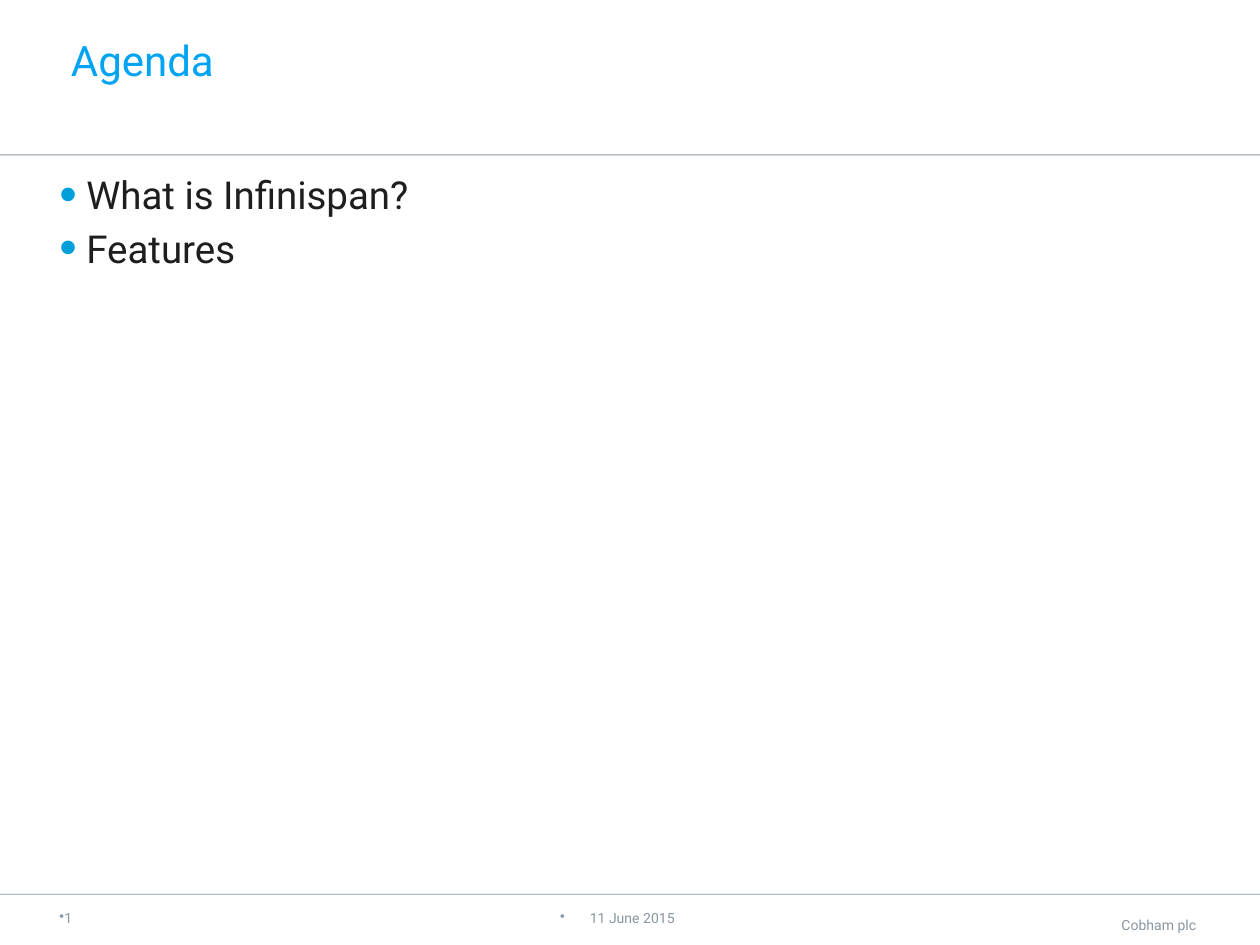
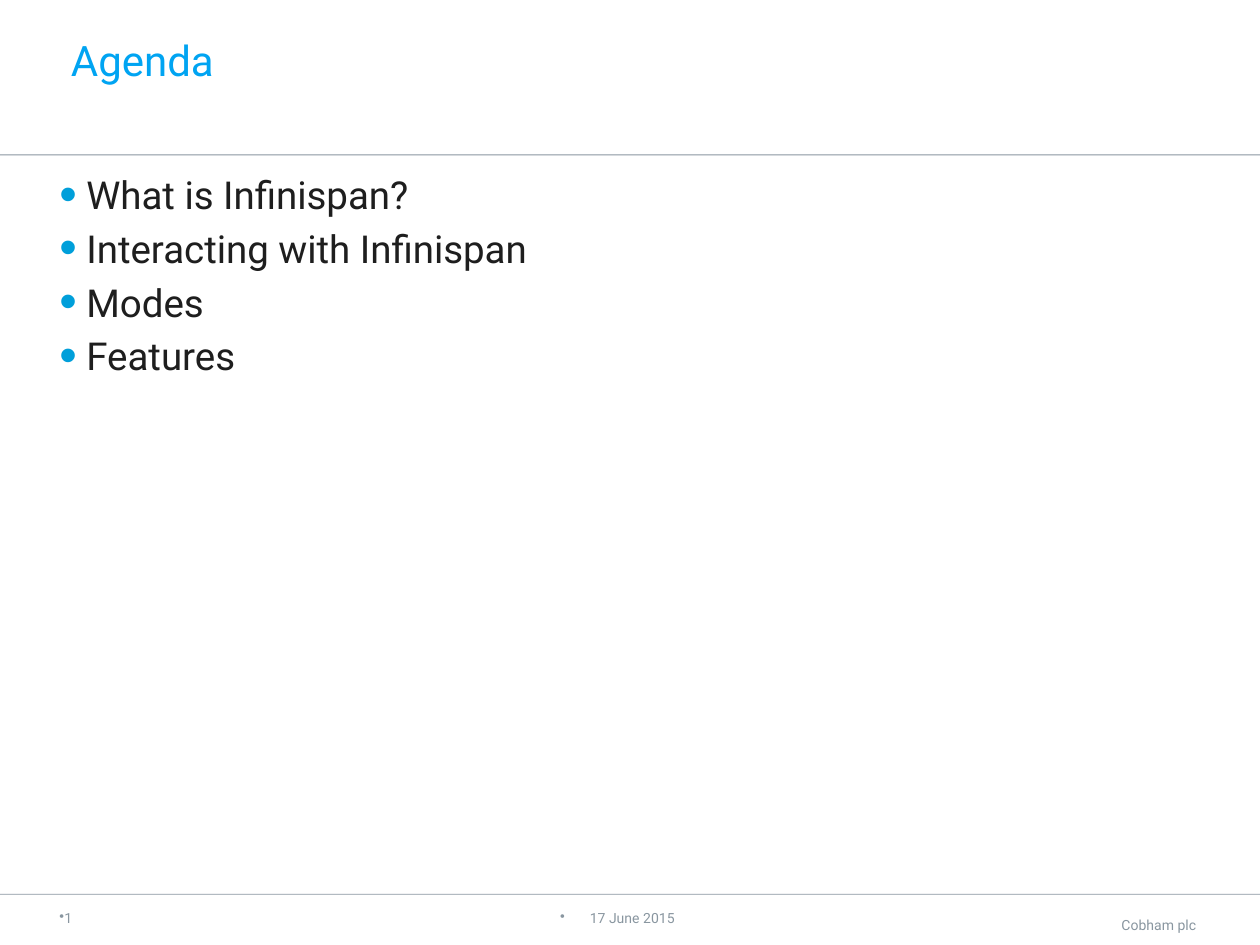
Before and after one commit to neha-bansal/Demos, a slide deck: slide 2 of infinispan-embedded-tutorial/Infinispan.pptx. Drawn at 1260x945 pixels with LibreOffice and Linux fonts; fonts in the diff are those of the drawing; background and template pictures are left out. Boxes give left, top, right and bottom in pixels: in the first picture for what was removed or moved away, otherwise in the second. Text is boxed around its words. In the diff, an @@ line names an element or a change of style, - is before the commit and + after.

```diff
--- a/infinispan-embedded-tutorial/Infinispan.pptx
+++ b/infinispan-embedded-tutorial/Infinispan.pptx
@@ text at (86, 233, 527, 318): paragraphs added @@
+• Interacting with Infinispan
+• Modes
@@ text at (590, 913, 675, 923): text changed @@
-11 June 2015
+17 June 2015
```
Also in this commit, not shown: 6 other slides changed, 4 slides added, 6 other files.
